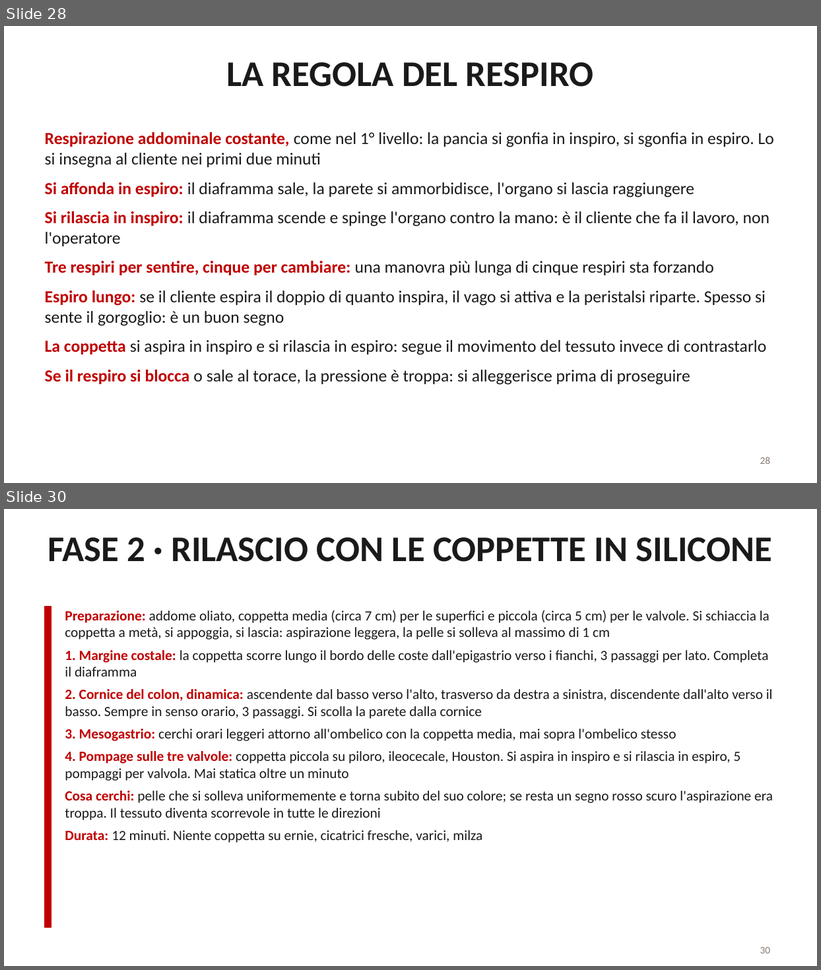
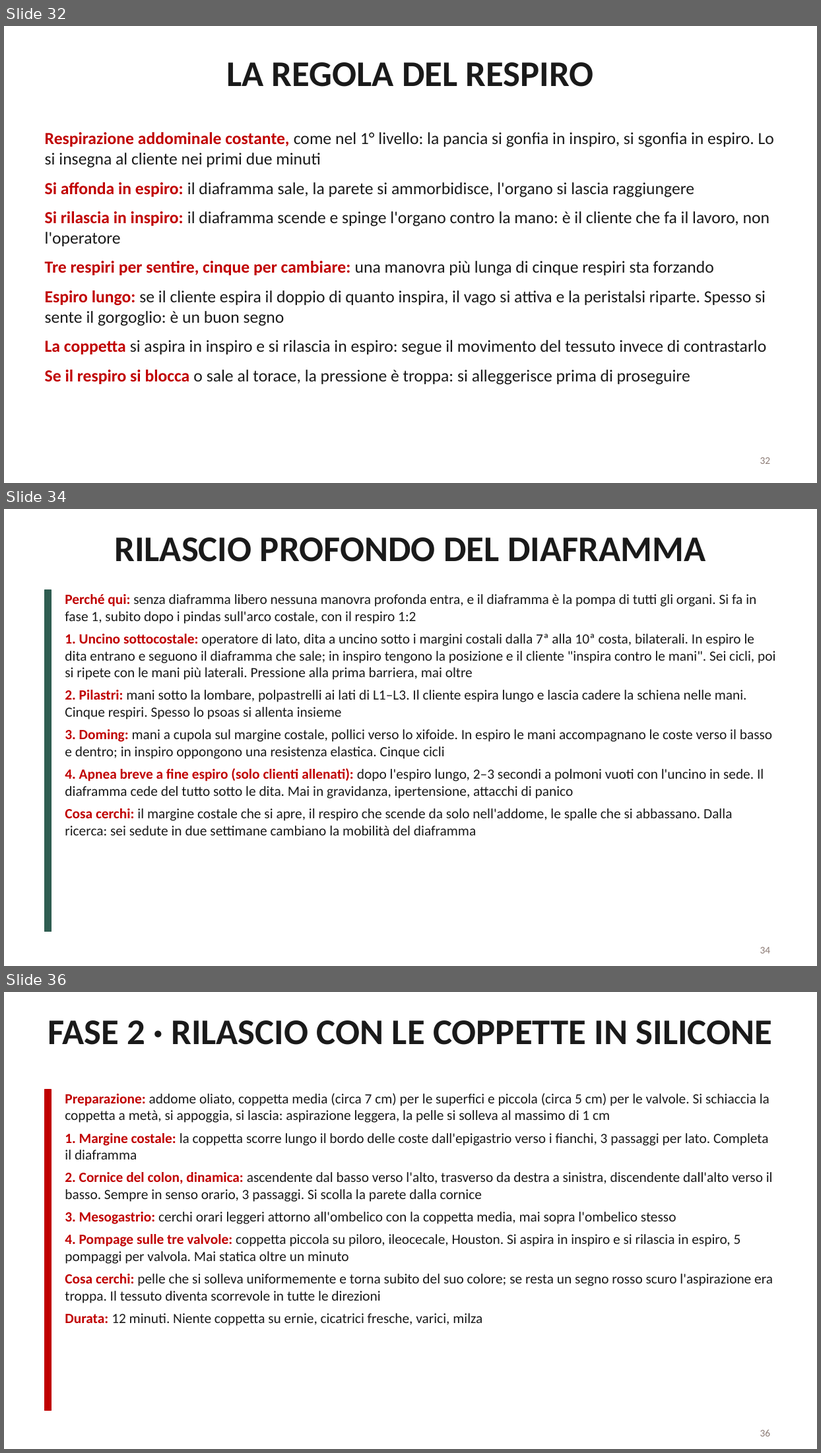
Before and after one commit to davidemcb/kinesiologia-studio, a slide deck: formazione/dispense/viscerale-2-livello.pptx. Shown one above the other, each under a label of ours: slides 28 and 30 before the commit, slides 32, 34 and 36 after it; the slides between them are not shown. The pictures are 821x970 and 821x1453 pixels, drawn with LibreOffice and Linux fonts; fonts in the diff are those of the drawing. Boxes give left, top, right and bottom in pixels: in the first picture for what was removed or moved away, otherwise in the second. Text is boxed around its words. In the diff, an @@ line names an element or a change of style, - is before the commit and + after.

```diff
--- a/formazione/dispense/viscerale-2-livello.pptx
+++ b/formazione/dispense/viscerale-2-livello.pptx
@@ slide 34 added at box(4, 509, 817, 966), background #FFFFFF @@
@@ title added at box(114, 537, 706, 562), 32 pt, text #1A1A1A, bold @@
+RILASCIO PROFONDO DEL DIAFRAMMA
@@ rectangle added at box(45, 590, 51, 932), fill #2F5D51, outline #2F5D51 1 pt @@
@@ text added at box(65, 594, 776, 836), 12.5 pt, text #1A1A1A @@
+• Perché qui: senza diaframma libero nessuna manovra profonda entra, e il diaframma è la pompa di tutti gli organi. Si fa in fase 1, subito dopo i pindas sull'arco costale, con il respiro 1:2
+• 1. Uncino sottocostale: operatore di lato, dita a uncino sotto i margini costali dalla 7ª alla 10ª costa, bilaterali. In espiro le dita entrano e seguono il diaframma che sale; in inspiro tengono la posizione e il cliente "inspira contro le mani". Sei cicli, poi si ripete con le mani più laterali. Pressione alla prima barriera, mai oltre
+• 2. Pilastri: mani sotto la lombare, polpastrelli ai lati di L1–L3. Il cliente espira lungo e lascia cadere la schiena nelle mani. Cinque respiri. Spesso lo psoas si allenta insieme
+• 3. Doming: mani a cupola sul margine costale, pollici verso lo xifoide. In espiro le mani accompagnano le coste verso il basso e dentro; in inspiro oppongono una resistenza elastica. Cinque cicli
+• 4. Apnea breve a fine espiro (solo clienti allenati): dopo l'espiro lungo, 2–3 secondi a polmoni vuoti con l'uncino in sede. Il diaframma cede del tutto sotto le dita. Mai in gravidanza, ipertensione, attacchi di panico
+• Cosa cerchi: il margine costale che si apre, il respiro che scende da solo nell'addome, le spalle che si abbassano. Dalla ricerca: sei sedute in due settimane cambiano la mobilità del diaframma
@@ page number added at box(760, 947, 771, 954), 9 pt, text #8C7B75 @@
+34
@@ what was slide 28 is now slide 32 @@
@@ page number at box(760, 458, 771, 464): text changed @@
-28
+32
@@ what was slide 30 is now slide 36 @@
@@ page number at box(760, 1430, 771, 1437): text changed @@
-30
+36
```
Also in this commit, not shown: 4 slides changed, 6 other slides added, 1 other file.
